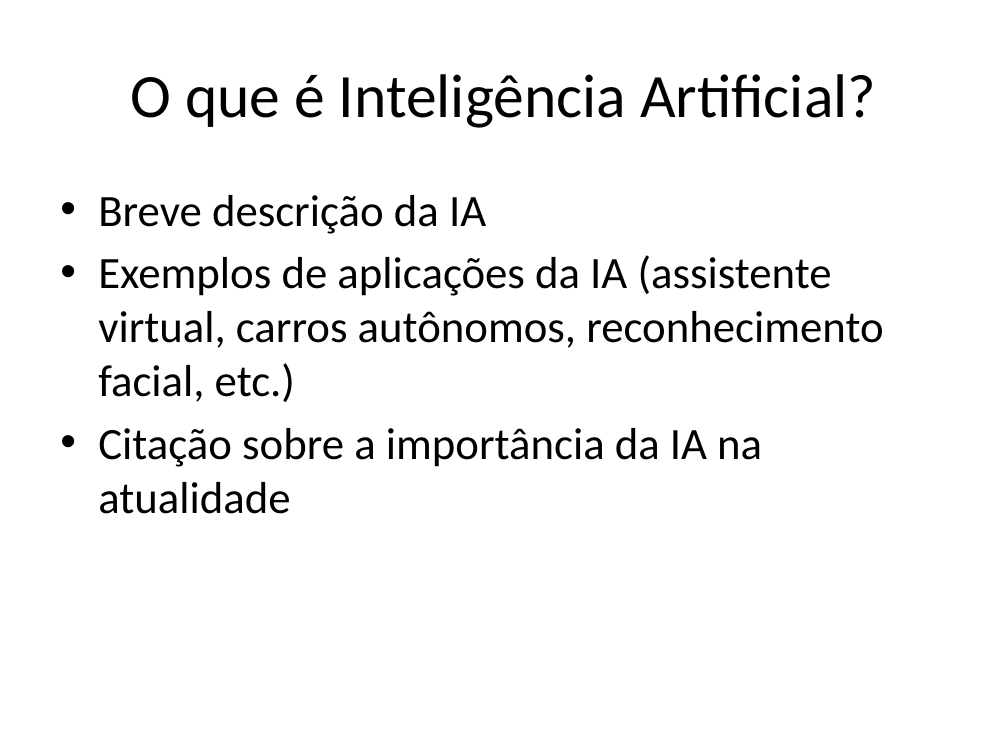
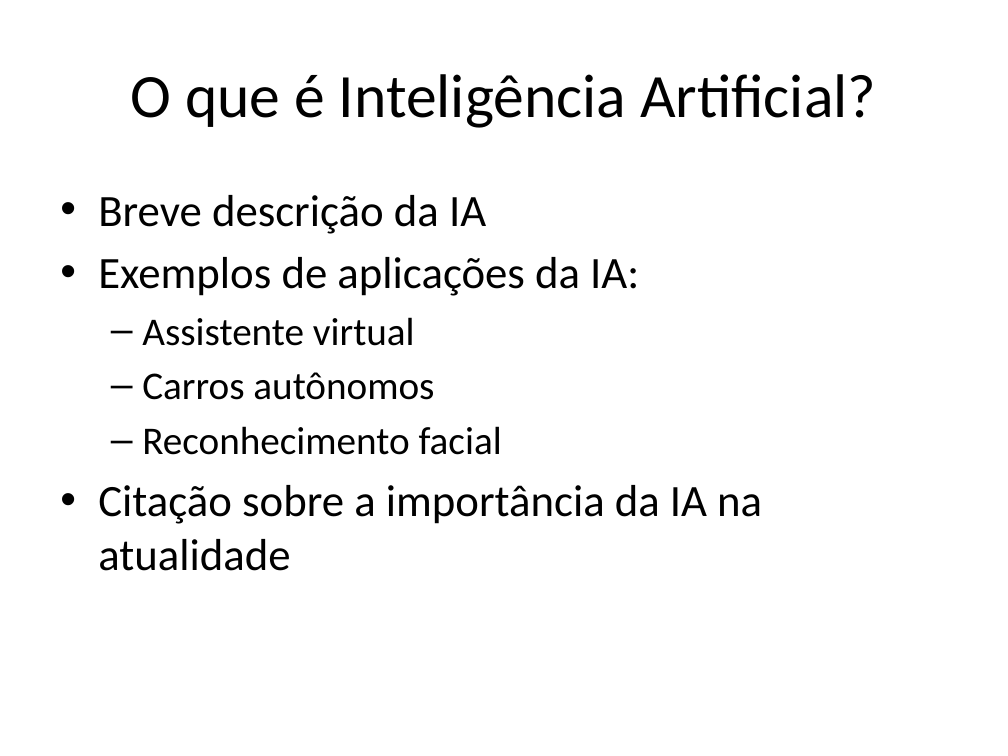
Before and after one commit to lcdlemos/EstagioNutes, a slide deck: slide 2 of Slides/auto_apresentacao.pptx. Drawn at 1008x756 pixels with LibreOffice and Linux fonts; fonts in the diff are those of the drawing. Boxes give left, top, right and bottom in pixels: in the first picture for what was removed or moved away, otherwise in the second. Text is boxed around its words. In the diff, an @@ line names an element or a change of style, - is before the commit and + after.

```diff
--- a/Slides/auto_apresentacao.pptx
+++ b/Slides/auto_apresentacao.pptx
@@ text at (98, 257, 639, 455): text changed; size 32 to 28 pt @@
-• Exemplos de aplicações da IA (assistente virtual, carros autônomos, reconhecimento facial, etc.)
+• Exemplos de aplicações da IA:
+  – Assistente virtual
+  – Carros autônomos
+  – Reconhecimento facial
```
Also in this commit, not shown: 3 other files.
